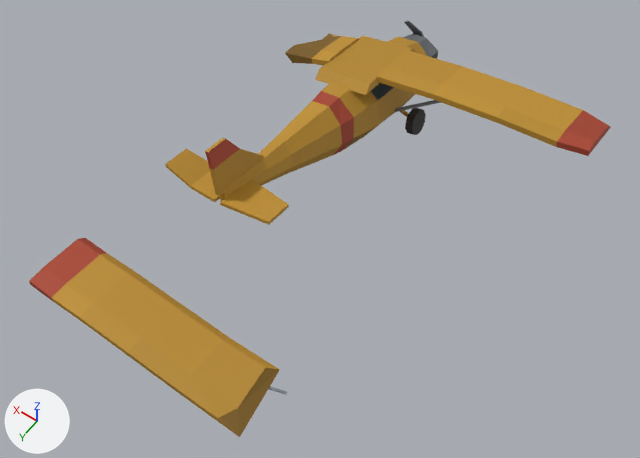
One commit to the Blender file survival/blender/plane.blend: the scene before it, then after it.
Both versions are drawn from a 50 mm lens placed at (-8.34, 12.86, 15.77), pointed at (-1.3, 3.02, 0.29). Arrows for +X, +Y and +Z are at lower left; the lights stay in place. The picture after the commit comes second.

The first picture shows 'plane', 'plane-wing'.
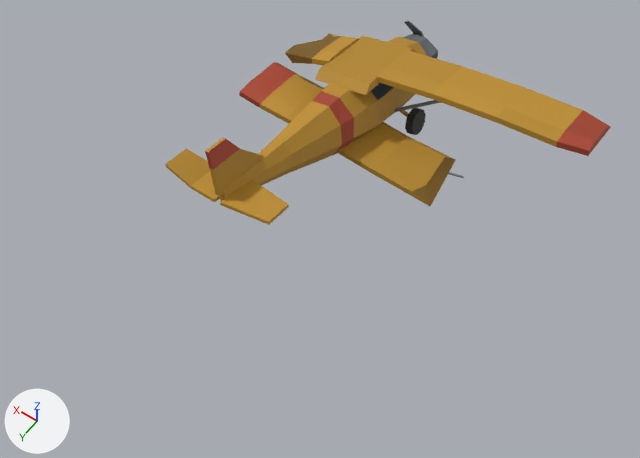
What differs and where, as boxes [x1, y1, x2, y2] in the pictures (640 x 458 px):
```json
{"object": "plane-wing", "change": "moved", "before": [29, 238, 287, 437], "after": [239, 62, 464, 206]}
```

Edits to the scene script, one JSON object a line:
```json
{"op": "set", "path": "ob_plane_wing.location", "old": "(0.0, 7.0, 0.0)", "new": "(0.0, 0.0, 0.0)"}
```
